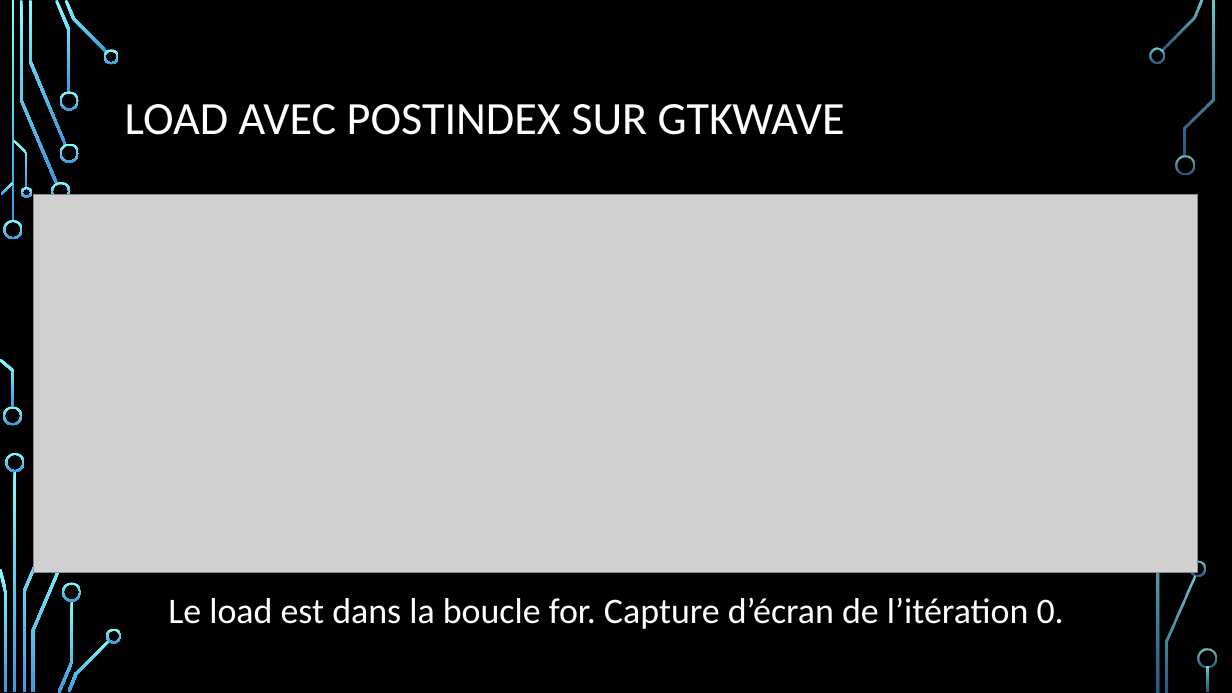
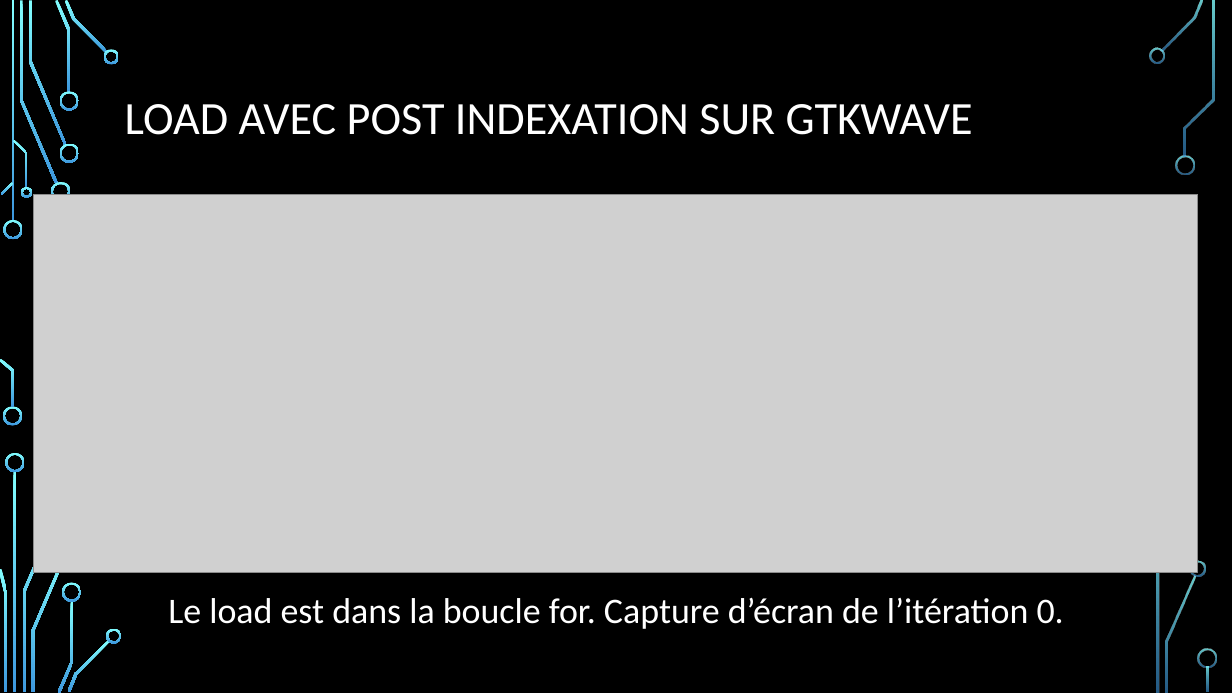
Before and after one commit to Nova-Aegis/VLSI-arm_cpu-project, a slide deck: slide 15 of rapport/VLSI-project-pres.pptx. Drawn at 1232x693 pixels with LibreOffice and Linux fonts; fonts in the diff are those of the drawing; grey boxes stand for pictures; background and template pictures are left out. Boxes give left, top, right and bottom in pixels: in the first picture for what was removed or moved away, otherwise in the second. Text is boxed around its words. In the diff, an @@ line names an element or a change of style, - is before the commit and + after.

Commit message:
small modif about load screenshot

```diff
--- a/rapport/VLSI-project-pres.pptx
+++ b/rapport/VLSI-project-pres.pptx
@@ title at (x1=125, y1=104, x2=973, y2=135): text changed @@
-LOAD AVEC POSTINDEX SUR GTKWAVE
+LOAD AVEC POST INDEXATION SUR GTKWAVE
```
Also in this commit, not shown: 3 other files.
